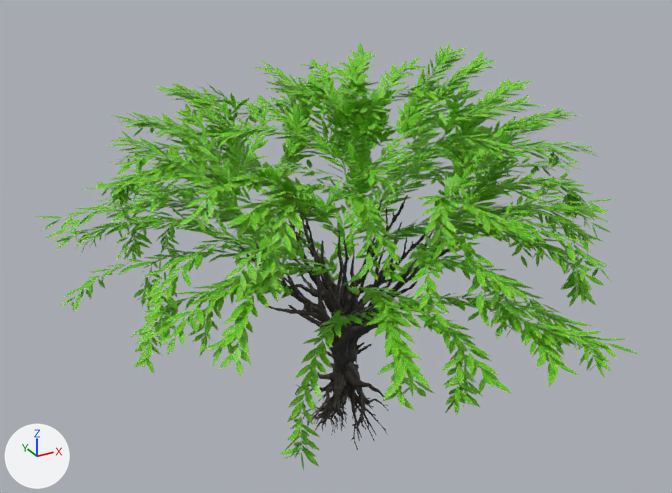
The FBX model bin/models/mangle/mangle.fbx as it was, and as the next commit left it.
Rendered twice from a 50 mm camera at (-13.42, -23.68, 16.43) aimed at (-0.3, 0.18, 4.5). Arrows for +X, +Y and +Z are at lower left; the lights stay in place. Where no turn or scale is listed for an object, it has been applied to the vertices. Vertices at the same position are counted once.

Objects in the first picture: 'leaves.001', 'tree3_tree3_0.001', 'tree3_tree3_0.002', 'tree3_tree3_0.003', 'tree3_tree3_0.004', 'tree3_tree3_0.005', 'tree3_tree3_0.006'.
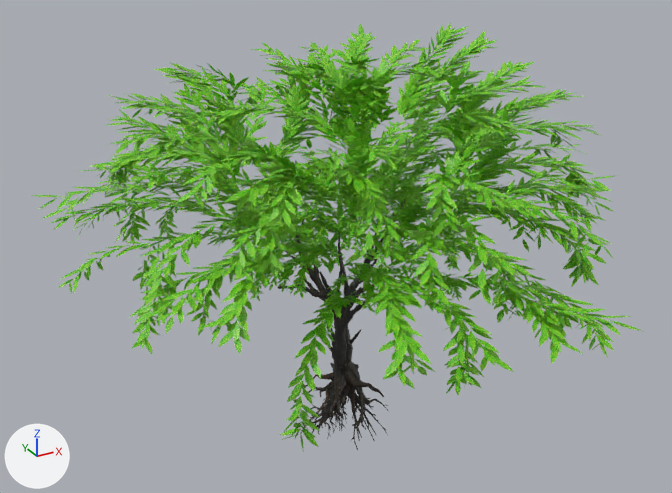
What differs and where, as boxes (x1, y1, x2, y2) in the pictures (672 x 493 px):
```json
{"object": "leaves.001", "change": "mesh moved", "before": [39, 42, 639, 470], "after": [31, 23, 642, 452]}
{"object": "leaves.002", "change": "added", "after": [208, 147, 469, 341], "on screen": "green"}
{"object": "tree3_tree3_0.003", "change": "deleted", "before": [329, 222, 426, 368], "on screen": "black"}
{"object": "tree3_tree3_0.006", "change": "deleted", "before": [234, 240, 344, 367], "on screen": "black"}
{"object": "tree3_tree3_0.005", "change": "deleted", "before": [343, 228, 458, 366]}
{"object": "tree3_tree3_0.004", "change": "deleted", "before": [296, 198, 365, 364], "on screen": "black"}
```

Edits to the scene script, one JSON object a line:
```json
{"block": "me_leaves_009", "where": "me_leaves_009.from_pydata(...)  # 34523 vertices, 11508 faces; spans x -9.2..9.3, y -10.0..10.0, z 0.2..10.7"}
{"block": "me_leaves_009", "where": "# used by ob_leaves_001; location = (0.0, 0.0, 0.0)"}
{"block": "me_leaves_009", "change": "me_leaves_009 part 1: the whole mesh is moved by (0.0, 0.0, 0.6)"}
{"op": "add", "block": "me_leaves_010", "code": ["me_leaves_010 = bpy.data.meshes.new('leaves.010')", "me_leaves_010.from_pydata(...)  # 34523 vertices, 11508 faces; spans x -4.45..4.47, y -4.85..4.81, z 2.5..7.6", "me_leaves_010.materials.append(mat_leaf)  # picture img_leafjpg_jpg"]}
{"op": "remove", "block": "ob_tree3_tree3_0_005", "code": ["ob_tree3_tree3_0_005 = bpy.data.objects.new('tree3_tree3_0.005', me_tree3_tree3_0_005)", "ob_tree3_tree3_0_005.location = (0.0, 0.0, 0.0)"]}
{"op": "remove", "block": "ob_tree3_tree3_0_003", "code": ["ob_tree3_tree3_0_003 = bpy.data.objects.new('tree3_tree3_0.003', me_tree3_tree3_0_003)", "ob_tree3_tree3_0_003.location = (0.0, 0.0, 0.0)"]}
{"op": "remove", "block": "ob_tree3_tree3_0_004", "code": ["ob_tree3_tree3_0_004 = bpy.data.objects.new('tree3_tree3_0.004', me_tree3_tree3_0_004)", "ob_tree3_tree3_0_004.location = (0.0, 0.0, 0.0)"]}
{"op": "remove", "block": "ob_tree3_tree3_0_006", "code": ["ob_tree3_tree3_0_006 = bpy.data.objects.new('tree3_tree3_0.006', me_tree3_tree3_0_006)", "ob_tree3_tree3_0_006.location = (0.0, 0.0, 0.0)"]}
{"op": "add", "block": "ob_leaves_002", "code": ["ob_leaves_002 = bpy.data.objects.new('leaves.002', me_leaves_010)", "ob_leaves_002.location = (0.0, 0.0, 0.0)"]}
```
